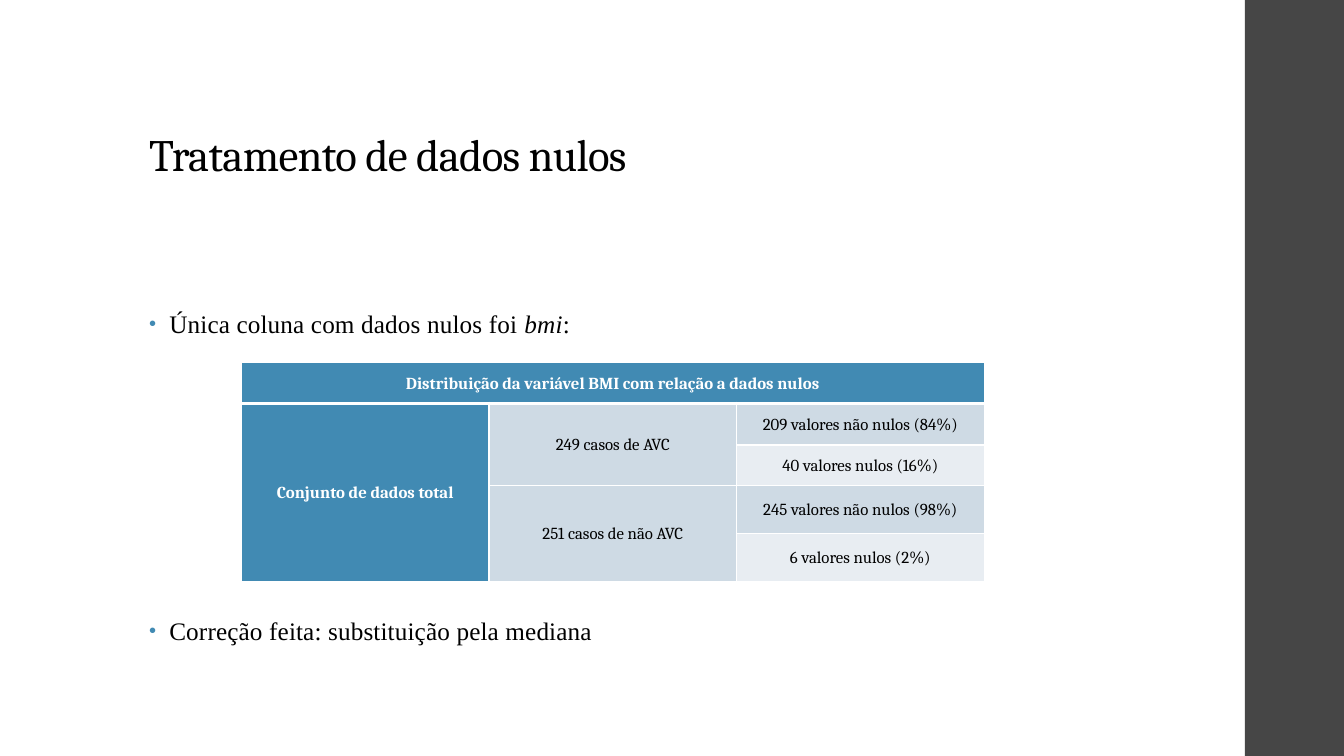
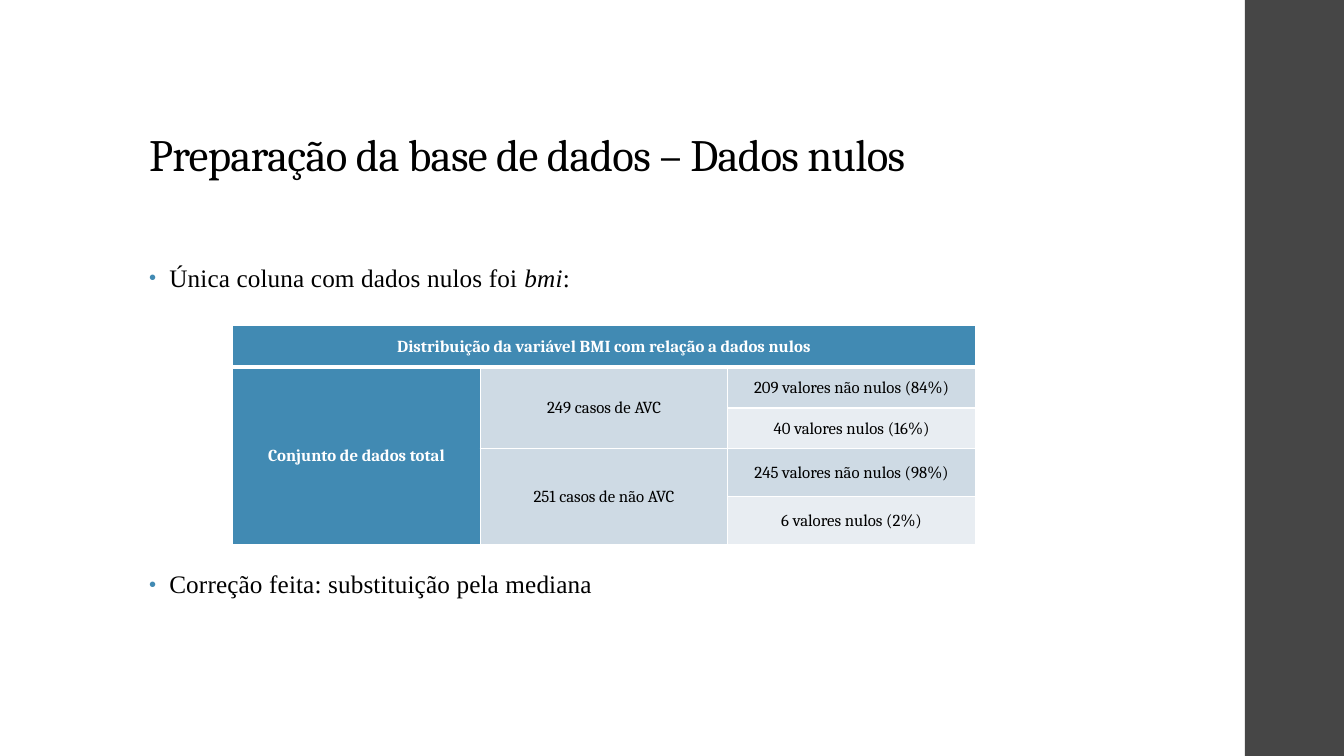
Before and after one commit to ViniPilan/avc-modeling, a slide deck: slide 10 of apresentação.odp (slide 11 before the commit). Drawn at 1344x756 pixels with LibreOffice and Linux fonts; fonts in the diff are those of the drawing. Boxes give left, top, right and bottom in pixels: in the first picture for what was removed or moved away, otherwise in the second. Text is boxed around its words. In the diff, an @@ line names an element or a change of style, - is before the commit and + after.

```diff
--- a/apresentação.odp
+++ b/apresentação.odp
@@ title at bbox=[149, 140, 905, 181]: text changed @@
-Tratamento de dados nulos
+Preparação da base de dados – Dados nulos
@@ text "Única coluna com dados nulos ...": place and size @@
-text "Única coluna com dados nulos ..." at bbox=[169, 313, 591, 646]
+text "Única coluna com dados nulos ..." at bbox=[169, 267, 591, 599]
@@ table: place and size @@
-table at bbox=[242, 362, 986, 581]
+table at bbox=[233, 326, 977, 544]
```
Also in this commit, not shown: 9 other slides changed, 5 slides added, 8 slides removed, 2 other files.
